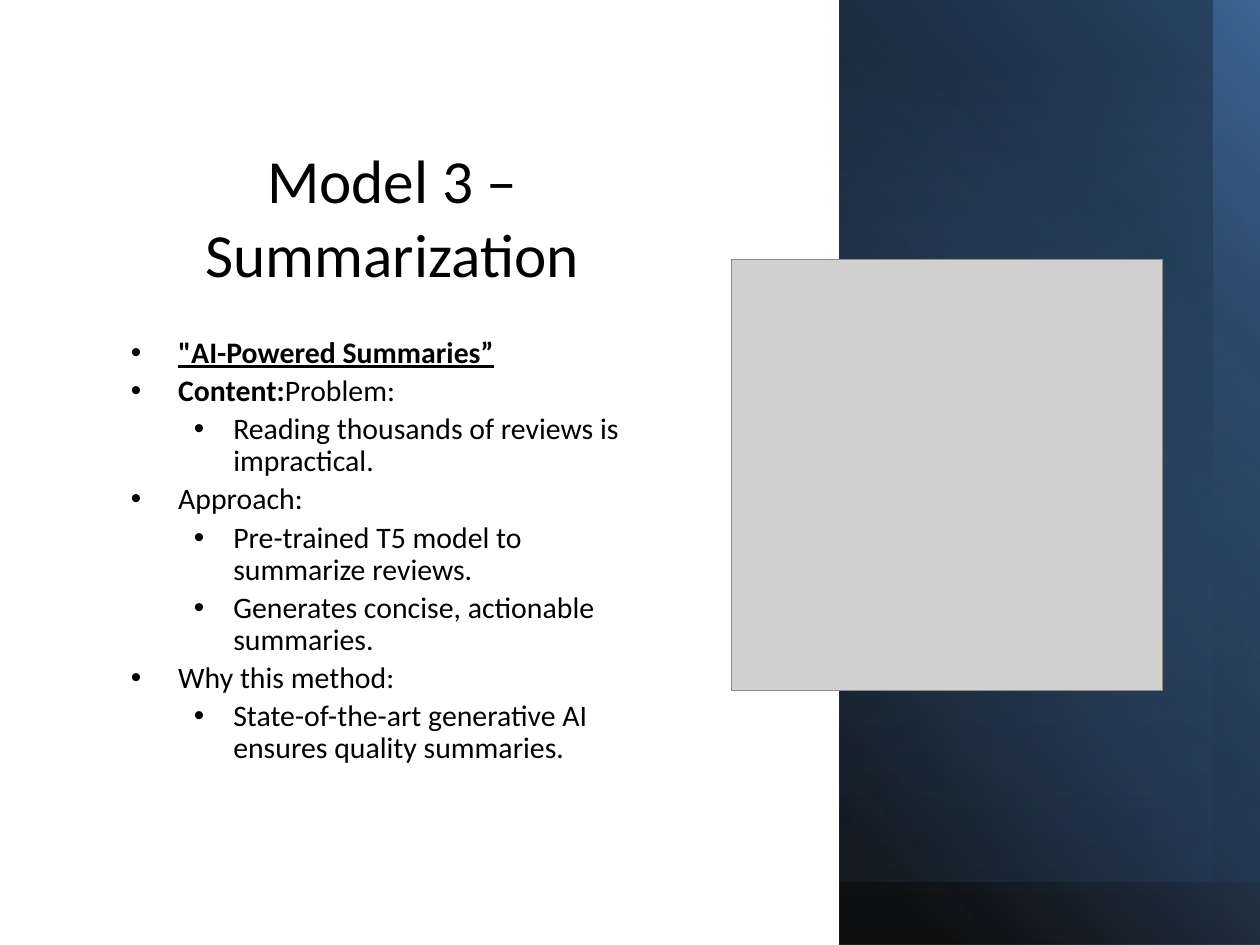
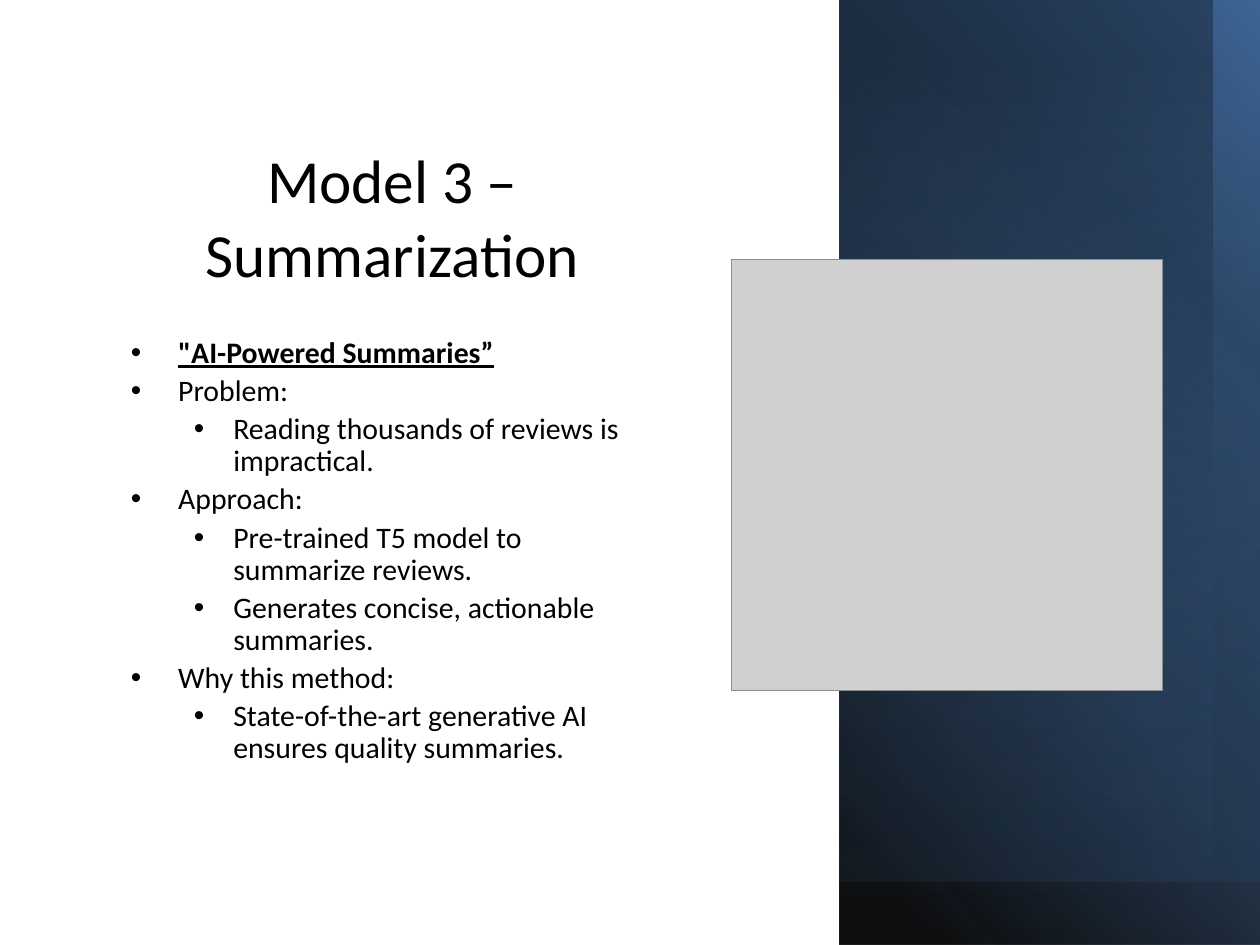
Before and after one commit to mehakhafeez/NLPprojectweek6, a slide deck: slide 11 of NLPProject3.pptx. Drawn at 1260x945 pixels with LibreOffice and Linux fonts; fonts in the diff are those of the drawing; grey boxes stand for pictures. Boxes give left, top, right and bottom in pixels: in the first picture for what was removed or moved away, otherwise in the second. Text is boxed around its words. In the diff, an @@ line names an element or a change of style, - is before the commit and + after.

```diff
--- a/NLPProject3.pptx
+++ b/NLPProject3.pptx
@@ text at (178, 380, 288, 402): text changed; bold off @@
-• Content:Problem:
+• Problem:
```
Also in this commit, not shown: 4 other slides changed, 1 other file.
